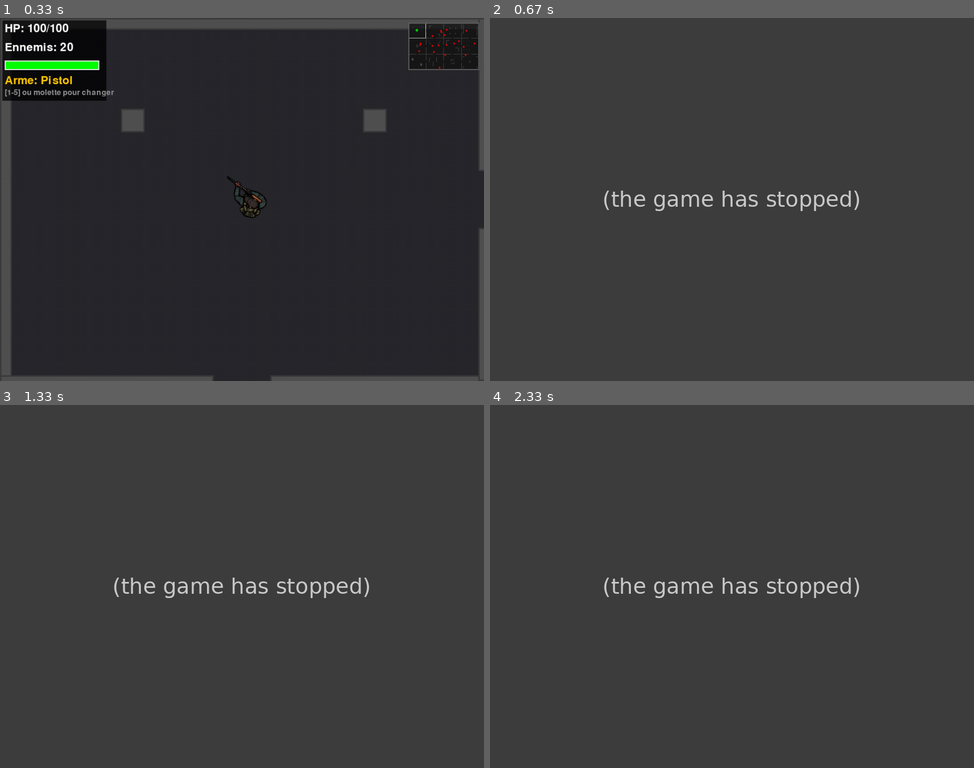
Above: before the commit, frames 1-4 (two rows, left to right).
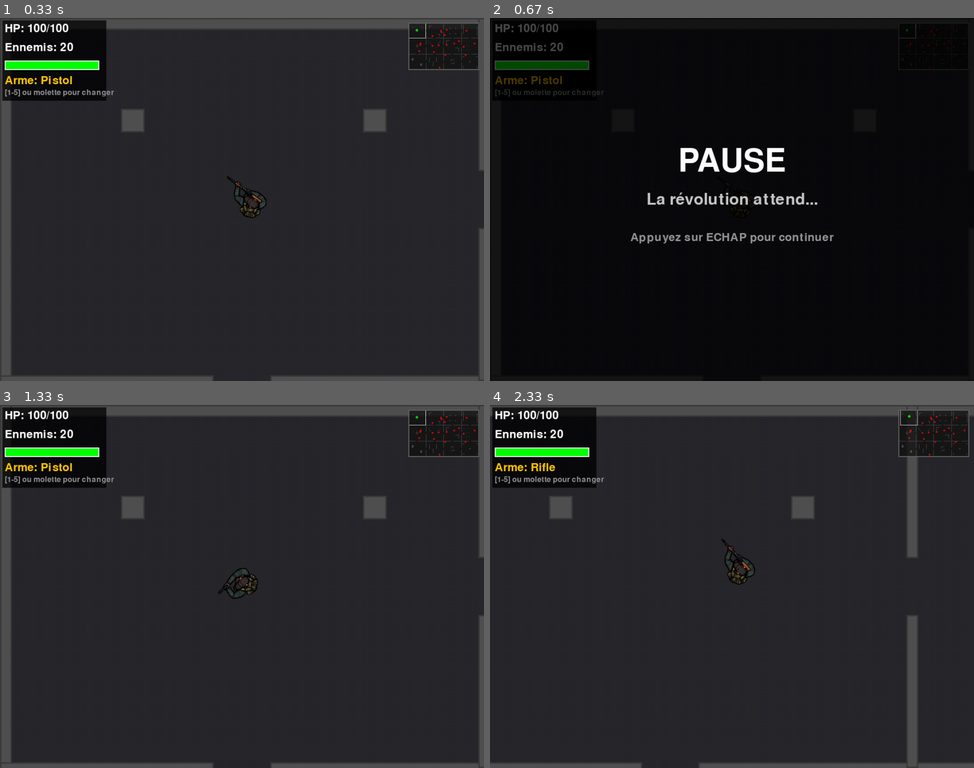
Above: after the commit, the same moments.

Repository: drysf/pygame_project
Game: pygame game, started from main.py
The game is run twice, just before and just after one commit, with the same random seed, the same clock (stepped at 60 frames per second) and the same inputs.
Inputs (mouse positions are in pixels of both pictures, inside the frame that each line leads up to):
- Up to frame 1 (0.33 s): no input
- Up to frame 2 (0.67 s): hold Esc from 0.33 s (still down); hold Right from 0.33 s (still down); move the mouse to (712, 214) at 0.37 s
- Up to frame 3 (1.33 s): release Esc at 0.8 s; release Right at 0.8 s; hold Esc 0.83-1.3 s; tap 1 at 0.9, 1.2 s
- Up to frame 4 (2.33 s): hold Right 1.33-1.8 s; move the mouse to (901, 626) at 1.37 s; click (567, 499) at 1.88 s; hold Up from 2.17 s (still down); click (635, 455) at 2.25 s; tap 2 at 2.32 s

Frame 1 is identical in both runs. In frame 2, 99% of the frame differs, in the area x 0-100%, y 0-100%; in frame 3, 7.4%; in frame 4, 7.5%.
Before the commit the program exited at 0.33 s; later frames show no game.

Commit message:
Modifs
Main + Pause + State Manager + Bullet

Diff:
--- a/animation.py
+++ b/animation.py
@@ -1,5 +1,5 @@
 """
-Classe pour gérer les animations du joueur
+Animations du joueur
 """
 import pygame
 import os
@@ -64,7 +64,7 @@
                     image = pygame.transform.scale(image, new_size)
                     frames.append(image)
                 except Exception as e:
-                    print(f"Erreur chargement {path}: {e}")
+                    print(f"Erreur de chargement {path}: {e}")
 
         return frames if frames else self._create_default_frames()
 
--- a/bullet.py
+++ b/bullet.py
@@ -11,7 +11,7 @@
     def __init__(self, x, y, dx, dy, color, is_player=True, damage=None, speed=None, image=None):
         super().__init__()
 
-        # Position précise
+        # Position
         self.pos = pygame.math.Vector2(x, y)
 
         # Direction
@@ -25,7 +25,7 @@
 
         # Apparence
         if image:
-            # Utiliser l'image fournie et la pivoter dans la direction du tir
+            # Pivoter l'image dans la direction du tir
             angle = math.degrees(math.atan2(-dy, dx))
             self.image = pygame.transform.rotate(image, angle)
         else:
@@ -42,7 +42,7 @@
 
     def update(self, dt):
         """Met à jour la position de la balle"""
-        # Déplacement précis
+        # Déplacement
         self.pos.x += self.dx * self.speed * dt
         self.pos.y += self.dy * self.speed * dt
 
--- a/camera.py
+++ b/camera.py
@@ -5,7 +5,7 @@
 
 
 class Camera:
-    """Caméra qui suit le joueur dans la carte"""
+    """Caméra qui suit le joueur sur la carte"""
 
     def __init__(self, screen_width, screen_height, map_width, map_height):
         self.screen_width = screen_width
@@ -18,7 +18,7 @@
         self.y = 0
 
     def update(self, target):
-        """Met à jour la position de la caméra pour suivre la cible"""
+        """Mise à jour de la position de la caméra pour suivre la cible"""
         # Centrer la caméra sur la cible
         self.x = target.pos.x - self.screen_width // 2
         self.y = target.pos.y - self.screen_height // 2
--- a/main.py
+++ b/main.py
@@ -1,46 +1,65 @@
 """
-Jeu de tir top-down en Pygame
-Contrôlez un soldat américain dans des salles remplies d'ennemis
+Philladelphia Liberty
+Incarnez un soldat de la révolution américaine et combattez les anglais pour déclarer l'indépendance des Etats-Unis !
 """
 import pygame
 import sys
 from game import Game
+from pause import Pause
+from state_manager import StateManager
 
 
 def main():
-    """Point d'entrée principal du jeu"""
+    """Configuration principale du jeu"""
     pygame.init()
 
     # Configuration de la fenêtre
-    SCREEN_WIDTH = 1024
-    SCREEN_HEIGHT = 768
-    screen = pygame.display.set_mode((SCREEN_WIDTH, SCREEN_HEIGHT))
-    pygame.display.set_caption("Top-Down Shooter")
+    screen = pygame.display.set_mode((1024, 768))
+    pygame.display.set_caption("Philadelphia Liberty")
 
-    # Initialisation du jeu
+    # Initialisation du jeu et de pause
     game = Game(screen)
+    pause_menu = Pause(screen)
+
+    # Initialisation du manager d'état
+    state_manager = StateManager()
+    state_manager.add_state("game", game)
+    state_manager.add_state("pause", pause_menu)
+    state_manager.set_state("game")  # Démarrer en mode jeu
+
     clock = pygame.time.Clock()
 
     # Boucle principale
     running = True
     while running:
-        dt = clock.tick(60) / 1000.0  # Delta time en secondes
+        dt = clock.tick(60) / 1000.0  # Delta de temps en secondes
 
-        # Gestion des événements
+        # Événements
         for event in pygame.event.get():
             if event.type == pygame.QUIT:
                 running = False
             elif event.type == pygame.KEYDOWN:
                 if event.key == pygame.K_ESCAPE:
-                    running = False
+                    # Toggle entre jeu et pause
+                    if state_manager.current_state == "game":
+                        state_manager.set_state("pause")
+                    elif state_manager.current_state == "pause":
+                        state_manager.set_state("game")
 
-            game.handle_event(event)
+            # Déléguer les évènements au manager
+            state_manager.handle_event(event)
 
-        # Mise à jour du jeu
-        game.update(dt)
+        # Mise à jour si en jeu
+        if state_manager.current_state == "game":
+            state_manager.update(dt)
 
         # Rendu
-        game.draw()
+        game.draw()  # Toujours afficher le jeu en arrière-plan
+
+        # Affichage écran pause au premier plan si nécessaire
+        if state_manager.current_state == "pause":
+            pause_menu.draw()
+
         pygame.display.flip()
 
     pygame.quit()
--- /dev/null
+++ b/pause.py
@@ -0,0 +1,50 @@
+"""
+Classe gérant l'écran de pause
+"""
+import pygame
+
+
+class Pause:
+    """Gère l'écran de pause du jeu"""
+
+    def __init__(self, screen):
+        self.screen = screen
+        self.font_large = pygame.font.Font(None, 100)
+        self.font_medium = pygame.font.Font(None, 50)
+        self.font_small = pygame.font.Font(None, 36)
+
+    def handle_event(self, event):
+        """Gère les événements spécifiques à la pause"""
+        # Possibilité d'ajouter des boutons plus tard
+        pass
+
+    def update(self, dt):
+        """Mise à jour de la pause (pas nécessaire pour l'instant)"""
+        pass
+
+    def draw(self):
+        """Affiche l'écran de pause par-dessus le jeu"""
+        # Overlay semi-transparent noir
+        overlay = pygame.Surface((self.screen.get_width(), self.screen.get_height()))
+        overlay.set_alpha(180)  # Transparence
+        overlay.fill((0, 0, 0))
+        self.screen.blit(overlay, (0, 0))
+
+        # Titre "PAUSE"
+        pause_text = self.font_large.render("PAUSE", True, (255, 255, 255))
+        pause_rect = pause_text.get_rect(center=(self.screen.get_width()//2,
+                                                  self.screen.get_height()//2 - 80))
+        self.screen.blit(pause_text, pause_rect)
+
+        # Sous-titre thématique
+        subtitle = self.font_medium.render("La révolution attend...", True, (200, 200, 200))
+        subtitle_rect = subtitle.get_rect(center=(self.screen.get_width()//2,
+                                                   self.screen.get_height()//2))
+        self.screen.blit(subtitle, subtitle_rect)
+
+        # Instructions
+        instruction = self.font_small.render("Appuyez sur ECHAP pour continuer",
+                                             True, (150, 150, 150))
+        instruction_rect = instruction.get_rect(center=(self.screen.get_width()//2,
+                                                        self.screen.get_height()//2 + 80))
+        self.screen.blit(instruction, instruction_rect)
--- a/player.py
+++ b/player.py
@@ -1,5 +1,5 @@
 """
-Classe représentant le joueur
+Définition du joueur
 """
 import pygame
 import math
@@ -30,12 +30,21 @@
         self.health = self.max_health
         self.speed = 280
 
+        # Charger l'image de balle
+        import os
+        bullet_path = os.path.join('assets', 'player', 'bullet', 'bullet.png')
+        try:
+            self.bullet_image = pygame.image.load(bullet_path).convert_alpha()
+        except pygame.error as e:
+            print(f"Erreur de chargement de l'image de balle: {e}")
+            self.bullet_image = None
+
         # Armes
         self.weapon_manager = WeaponManager()
         self.shoot_timer = 0
         self.can_shoot = True
 
-        # État
+        # États
         self.is_moving = False
         self.angle = 0
 
@@ -155,14 +164,15 @@
                     (255, 255, 0),
                     is_player=True,
                     damage=weapon.damage,
-                    speed=weapon.bullet_speed
+                    speed=weapon.bullet_speed,
+                    image=self.bullet_image  # ← Ajouter l'image
                 )
                 bullets.append(bullet)
 
         return bullets
 
     def _melee_attack(self):
-        """Attaque de mêlée (retourne les ennemis touchés via le système de jeu)"""
+        """Attaque de mêlée (retourne les ennemis touchés via le système)"""
         # Retourne une liste vide, le jeu gère la détection de mêlée
         return []
 
--- /dev/null
+++ b/state_manager.py
@@ -0,0 +1,48 @@
+"""
+Gestionnaire d'états pour gérer les différentes scènes du jeu
+"""
+
+
+class StateManager:
+    """Gère les transitions entre états du jeu (menu, jeu, pause)"""
+
+    def __init__(self):
+        self.states = {}
+        self.current_state = None
+        self.previous_state = None
+
+    def add_state(self, name, state):
+        """Ajoute un état au gestionnaire"""
+        self.states[name] = state
+
+    def set_state(self, name):
+        """Change l'état actuel"""
+        if name in self.states:
+            self.previous_state = self.current_state
+            self.current_state = name
+
+    def get_current(self):
+        """Retourne l'objet de l'état actuel"""
+        return self.states.get(self.current_state)
+
+    def get_previous(self):
+        """Retourne l'objet de l'état précédent"""
+        return self.states.get(self.previous_state)
+
+    def update(self, dt):
+        """Met à jour l'état actuel"""
+        current = self.get_current()
+        if current and hasattr(current, 'update'):
+            current.update(dt)
+
+    def draw(self):
+        """Affiche l'état actuel"""
+        current = self.get_current()
+        if current and hasattr(current, 'draw'):
+            current.draw()
+
+    def handle_event(self, event):
+        """Gère les événements de l'état actuel"""
+        current = self.get_current()
+        if current and hasattr(current, 'handle_event'):
+            current.handle_event(event)
Not shown, changed: README.md
Binary file added: assets/player/bullet/bullet.png
Not shown, added: assets/player/.DS_Store
